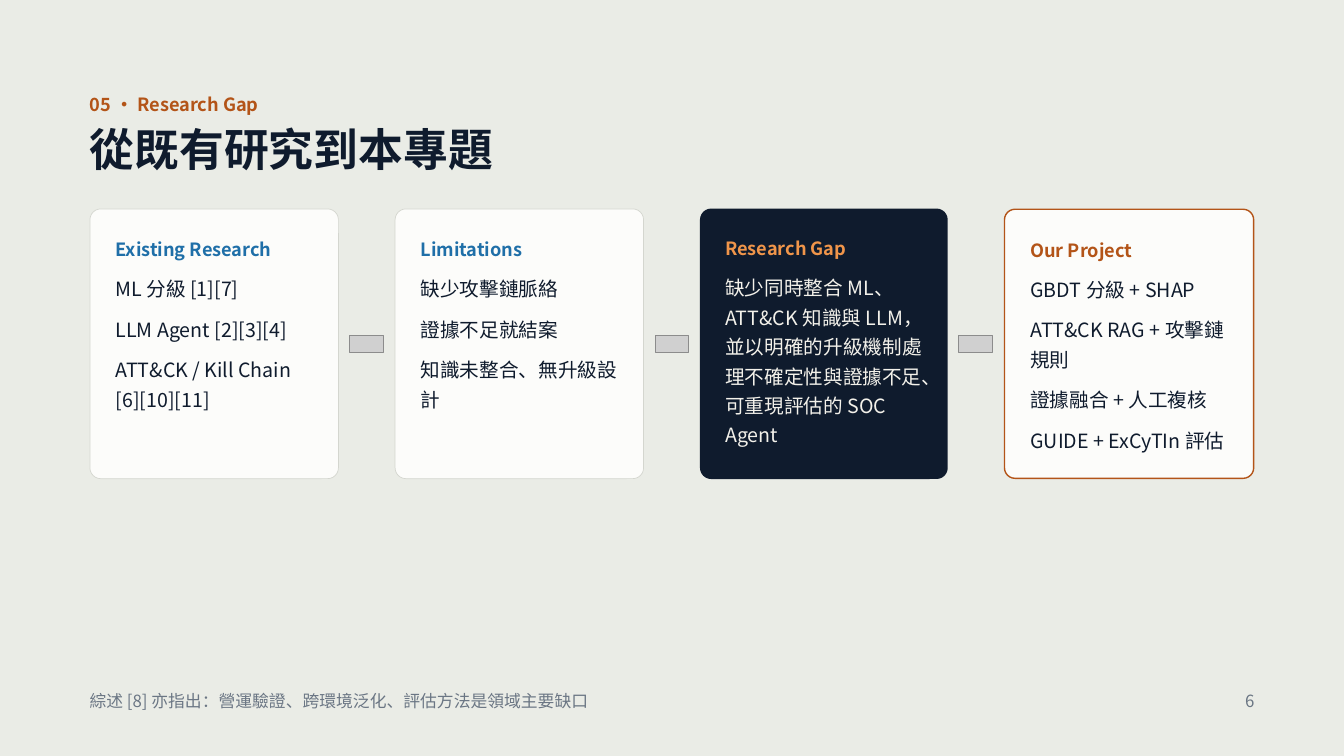
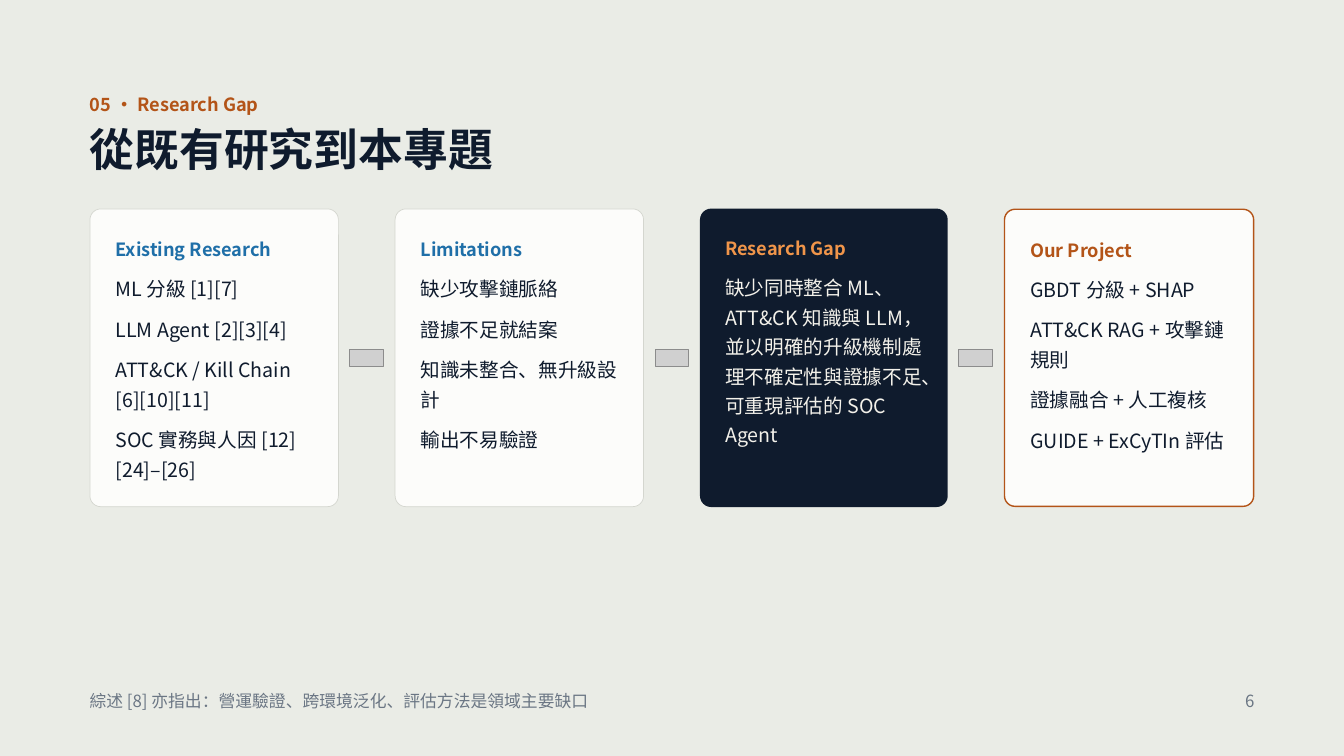
Before and after one commit to jimtaerini/AI_SOC_Analyst_Agent, a slide deck: slide 6 of docs/AI_SOC_Analyst_Agent-Proposal.pptx. Drawn at 1344x756 pixels with LibreOffice and Linux fonts; fonts in the diff are those of the drawing; grey boxes stand for pictures. Boxes give left, top, right and bottom in pixels: in the first picture for what was removed or moved away, otherwise in the second. Text is boxed around its words. In the diff, an @@ line names an element or a change of style, - is before the commit and + after.

```diff
--- a/docs/AI_SOC_Analyst_Agent-Proposal.pptx
+++ b/docs/AI_SOC_Analyst_Agent-Proposal.pptx
@@ rounded rectangle: place and size @@
-rounded rectangle at [90, 209, 339, 479]
+rounded rectangle at [90, 209, 339, 506]
@@ rounded rectangle: place and size @@
-rounded rectangle at [395, 209, 644, 479]
+rounded rectangle at [395, 209, 644, 506]
@@ rounded rectangle: place and size @@
-rounded rectangle at [700, 209, 948, 479]
+rounded rectangle at [700, 209, 948, 507]
@@ rounded rectangle: place and size @@
-rounded rectangle at [1005, 210, 1254, 479]
+rounded rectangle at [1005, 210, 1254, 507]
@@ 3 pictures: place and size @@
-3 pictures at [350, 336, 992, 353]
+3 pictures at [350, 350, 992, 367]
@@ text added at [115, 430, 296, 481], 14 pt, text #0F1B2D @@
+SOC 實務與人因 [12][24]–[26]
@@ text added at [421, 430, 539, 449], 14 pt, text #0F1B2D @@
+輸出不易驗證
```
Also in this commit, not shown: 8 other slides changed, 1 other file.
